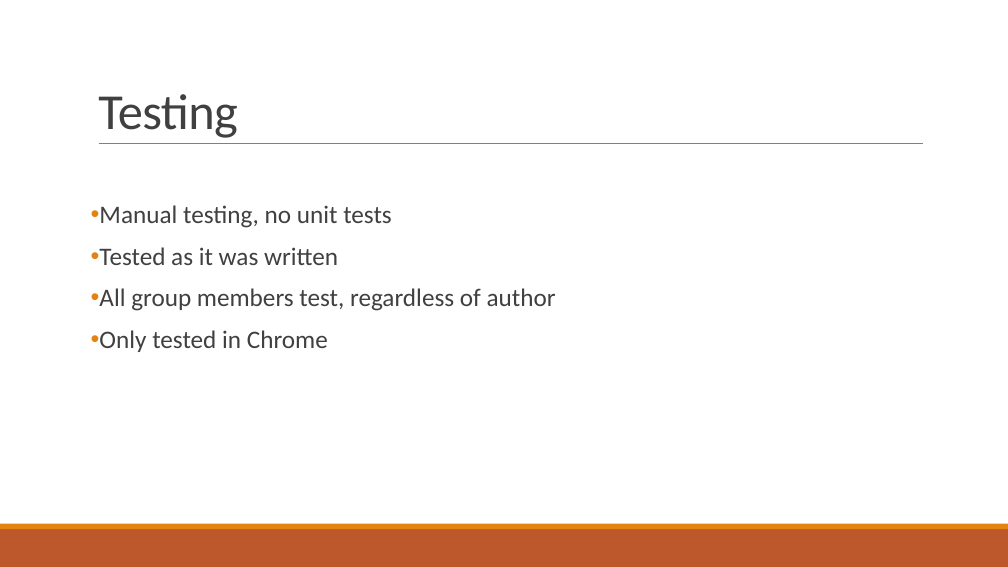
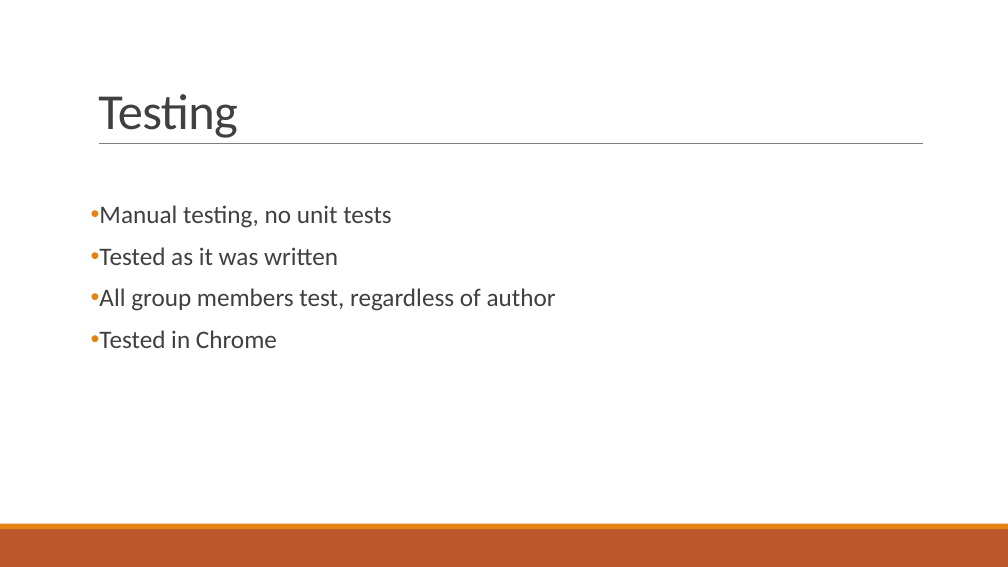
Before and after one commit to dgrant55/CMSC389N, a slide deck: slide 5 of Cars/Car Finder.pptx. Drawn at 1008x567 pixels with LibreOffice and Linux fonts; fonts in the diff are those of the drawing. Boxes give left, top, right and bottom in pixels: in the first picture for what was removed or moved away, otherwise in the second. Text is boxed around its words. In the diff, an @@ line names an element or a change of style, - is before the commit and + after.

Commit message:
ppt

```diff
--- a/Cars/Car Finder.pptx
+++ b/Cars/Car Finder.pptx
@@ text at [99,330,277,348]: text changed @@
-• Only tested in Chrome
+• Tested in Chrome
```
